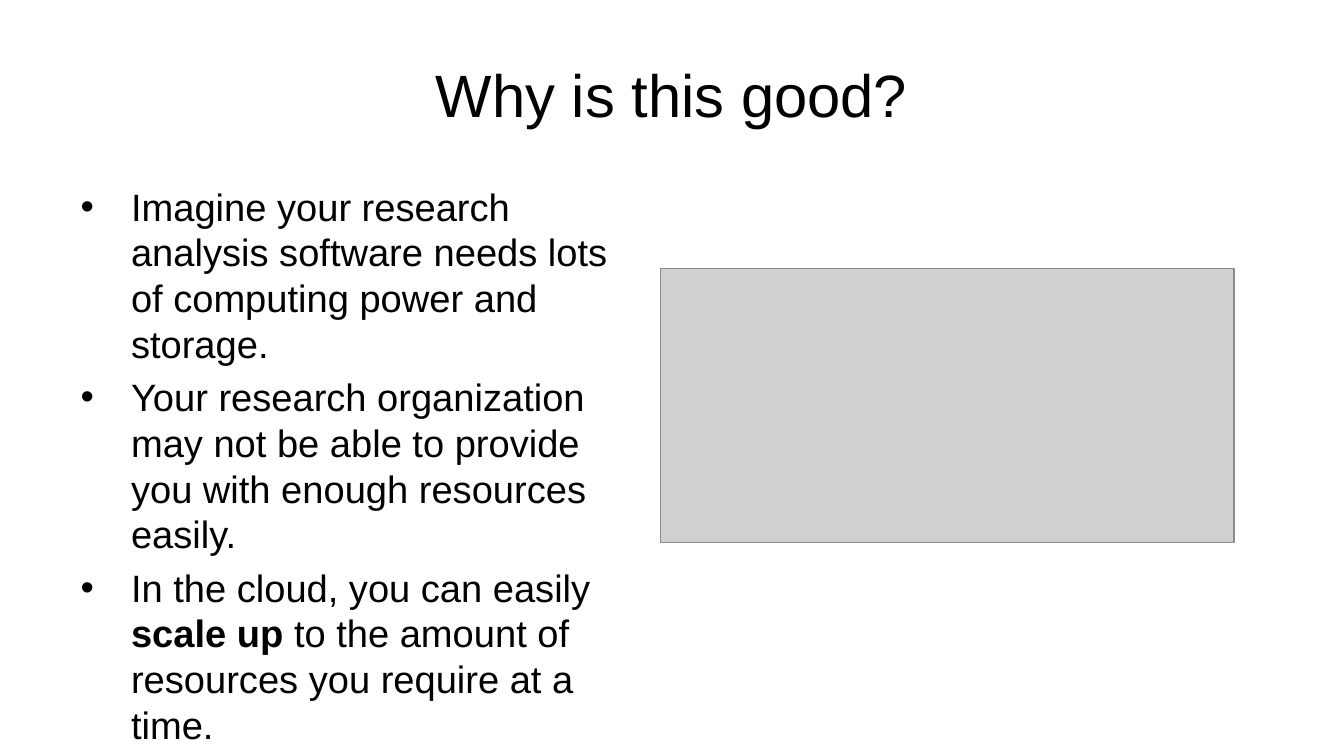
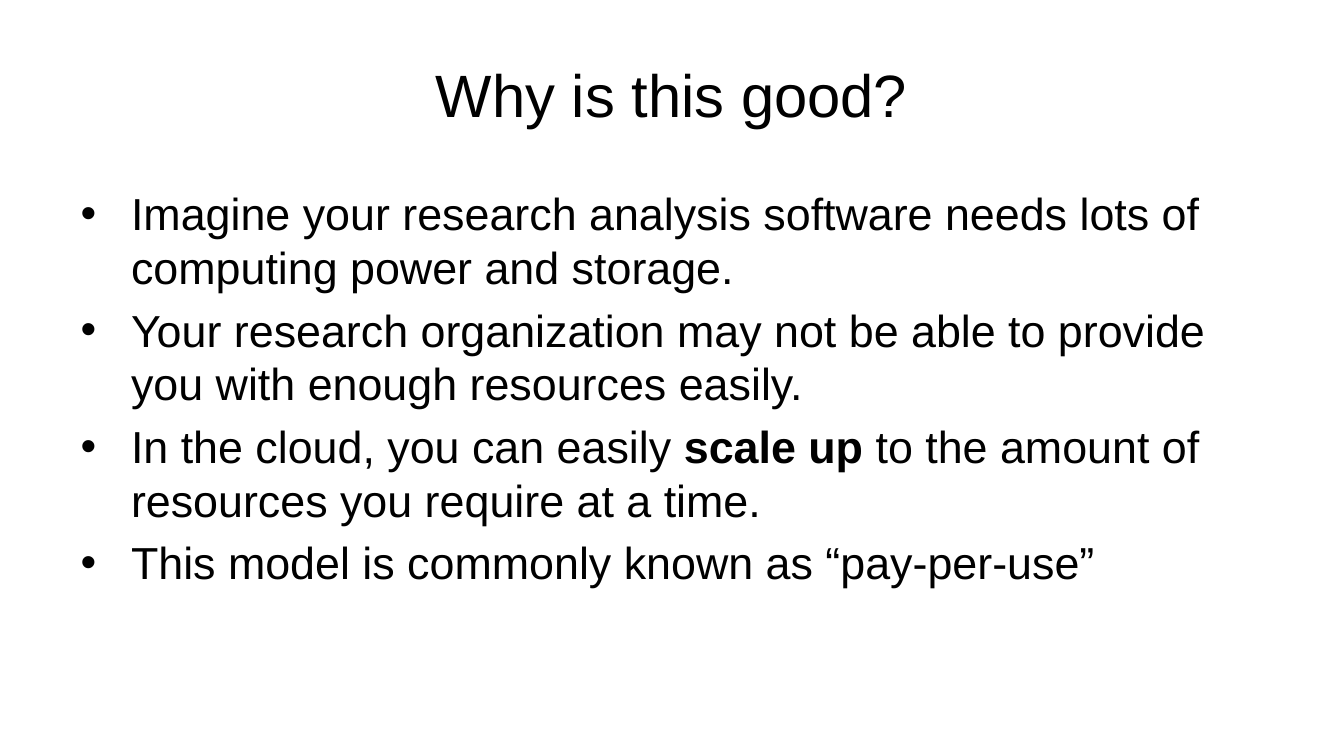
Before and after one commit to NeCTAR-RC/nectar-training, a slide deck: slide 18 of package01/slides.pptx (slide 16 before the commit). Drawn at 1344x756 pixels with LibreOffice and Linux fonts; fonts in the diff are those of the drawing; grey boxes stand for pictures; background and template pictures are left out. Boxes give left, top, right and bottom in pixels: in the first picture for what was removed or moved away, otherwise in the second. Text is boxed around its words. In the diff, an @@ line names an element or a change of style, - is before the commit and + after.

```diff
--- a/package01/slides.pptx
+++ b/package01/slides.pptx
@@ text "Imagine your research analysis software ..." at (131, 197, 1205, 588): size 20.4 to 24 pt; indent changed @@
@@ picture removed at (661, 269, 1235, 543) @@
```
Also in this commit, not shown: 22 other slides changed, 2 slides added, 12 other files.
